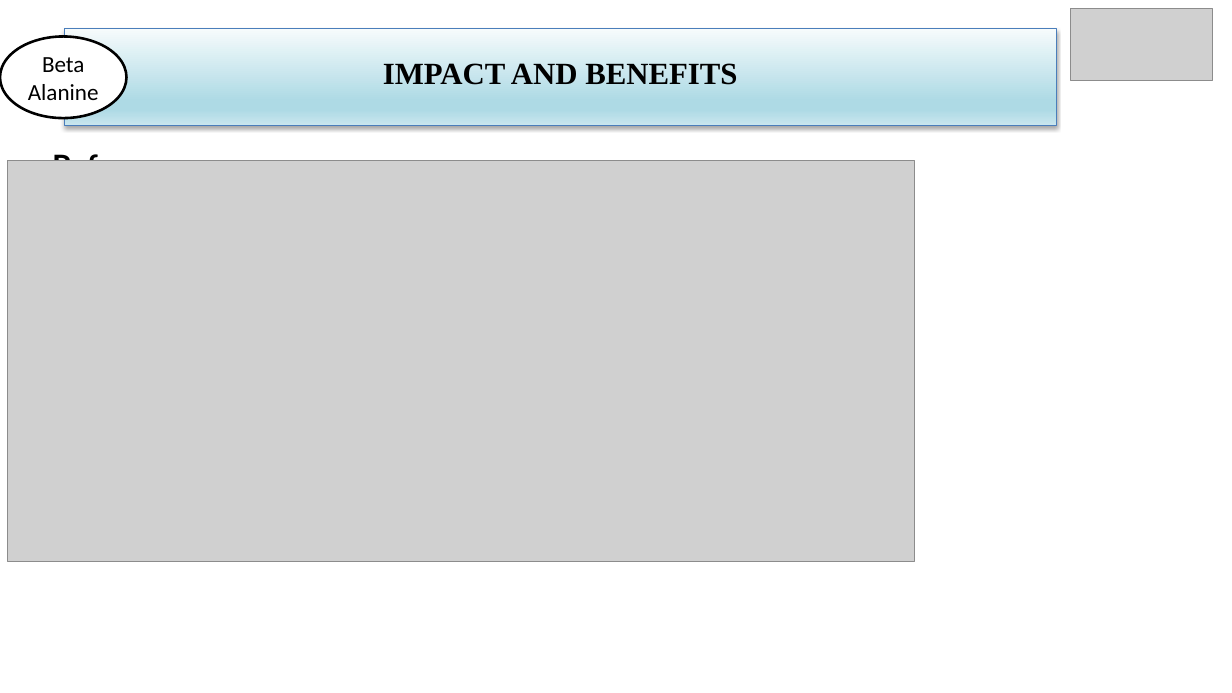
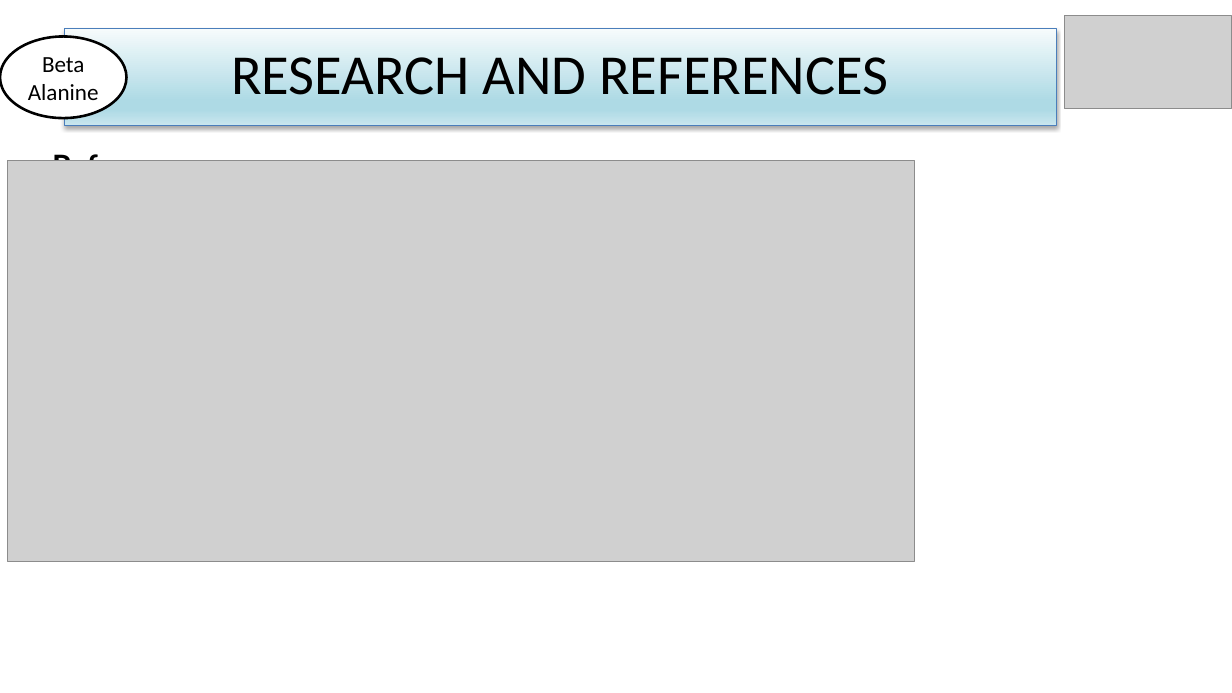
Before and after one commit to stoic-bruh/retinascan-ai, a slide deck: slide 6 of ppt/retinascan-ai-v1.pptx. Drawn at 1232x693 pixels with LibreOffice and Linux fonts; fonts in the diff are those of the drawing; grey boxes stand for pictures. Boxes give left, top, right and bottom in pixels: in the first picture for what was removed or moved away, otherwise in the second. Text is boxed around its words. In the diff, an @@ line names an element or a change of style, - is before the commit and + after.

```diff
--- a/ppt/retinascan-ai-v1.pptx
+++ b/ppt/retinascan-ai-v1.pptx
@@ picture: place and size @@
-picture at <box>1071,8,1213,80</box>
+picture at <box>1065,16,1232,109</box>
@@ title at <box>231,47,888,95</box>: text changed; size 24 to 44 pt; font Times New Roman to Calibri; bold off @@
-IMPACT AND BENEFITS
+RESEARCH AND REFERENCES
```
Also in this commit, not shown: 5 other slides changed, 11 other files.
